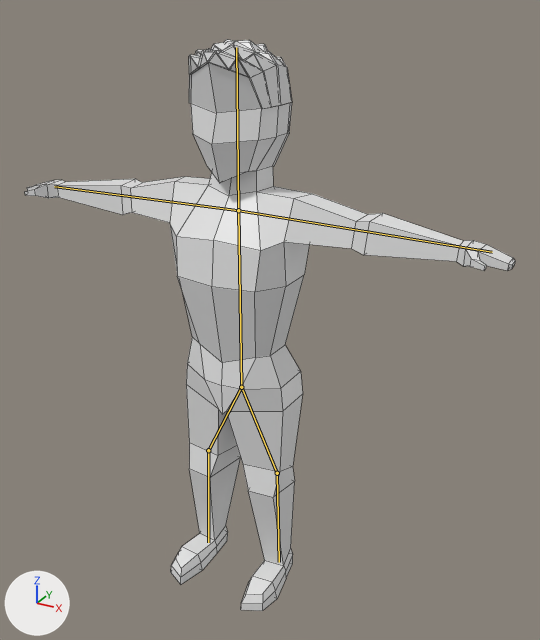
What one commit did to the Blender file src/game/assets/human.blend.
One viewpoint serves both versions: a 50 mm lens placed at (0.661, -1.086, 1.108), pointed at (0.065, -0.002, 0.566). Arrows for +X, +Y and +Z are at lower left; the lights stay in place. The bones that bend it are drawn over the model as lines. Mesh edges are drawn as thin lines.

In view in the first picture: 'Low_Poly_Man'.
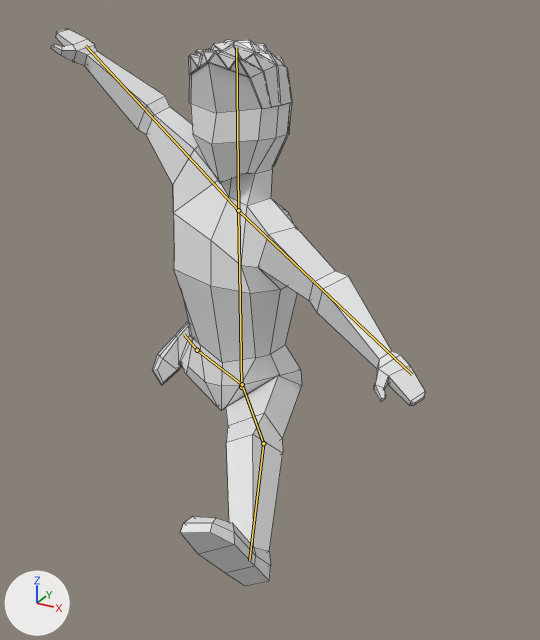
The newer file adds an action. The first version stands in its rest pose; the second is drawn at frame 8 of the action 'panic'.

The edits, one by one:
Bone 'Bone.001' (bone_bone_001) turns from (0, 0, 0) to (23, 23, -12) degrees about its own x, y and z.
Bone 'Bone.002' (bone_bone_002) turns from (0, 0, 0) to (-4, -14, -37) degrees about its own x, y and z.
Bone 'Bone.004' (bone_bone_004) moves from (0.0, 0.0, 0.0) to (0.002, -0.005, 0.002).
Bone 'Bone.004' (bone_bone_004) turns from (0, 0, 0) to (51, -4, -55) degrees about its own x, y and z.
Bone 'Bone.006' (bone_bone_006) moves from (0.0, 0.0, 0.0) to (-0.002, -0.004, 0.002).
Bone 'Bone.006' (bone_bone_006) turns from (0, 0, 0) to (35, 5, -62) degrees about its own x, y and z.

Changed parts and their boxes [x1, y1, x2, y2] in the pictures (540 x 640 px):
'Low_Poly_Man', posed (24% narrower)
    before: [25, 39, 515, 611]
    after: [51, 29, 425, 586]
bone 'Bone.001', root to tip
    before: (238, 210) to (492, 252)
    after: (238, 210) to (412, 374)
bone 'Bone.002', root to tip
    before: (238, 210) to (54, 186)
    after: (238, 210) to (85, 45)
bone 'Bone.004', root to tip
    before: (241, 387) to (208, 450)
    after: (242, 384) to (197, 350)
bone 'Bone.006', root to tip
    before: (241, 387) to (277, 473)
    after: (242, 384) to (263, 443)
